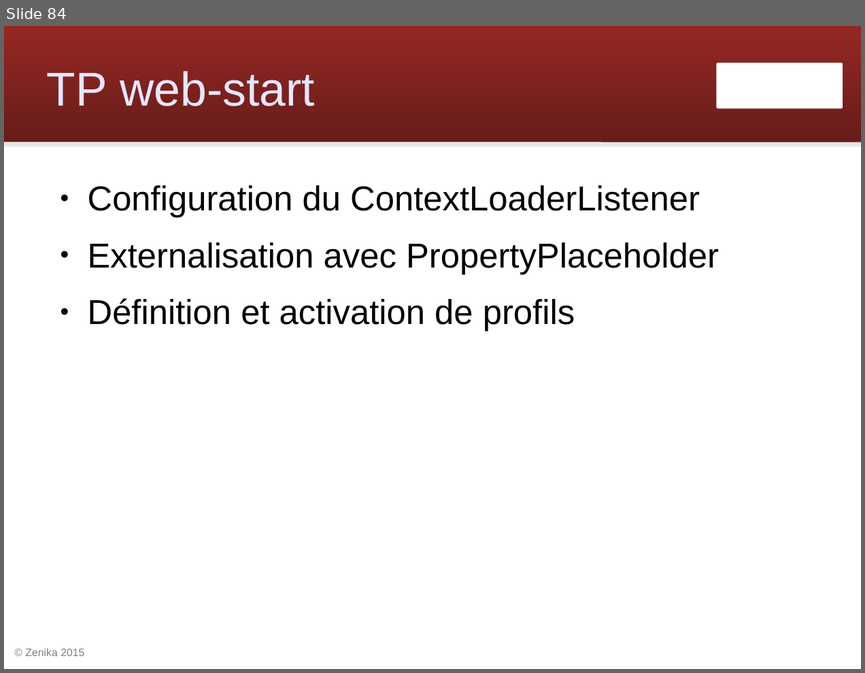
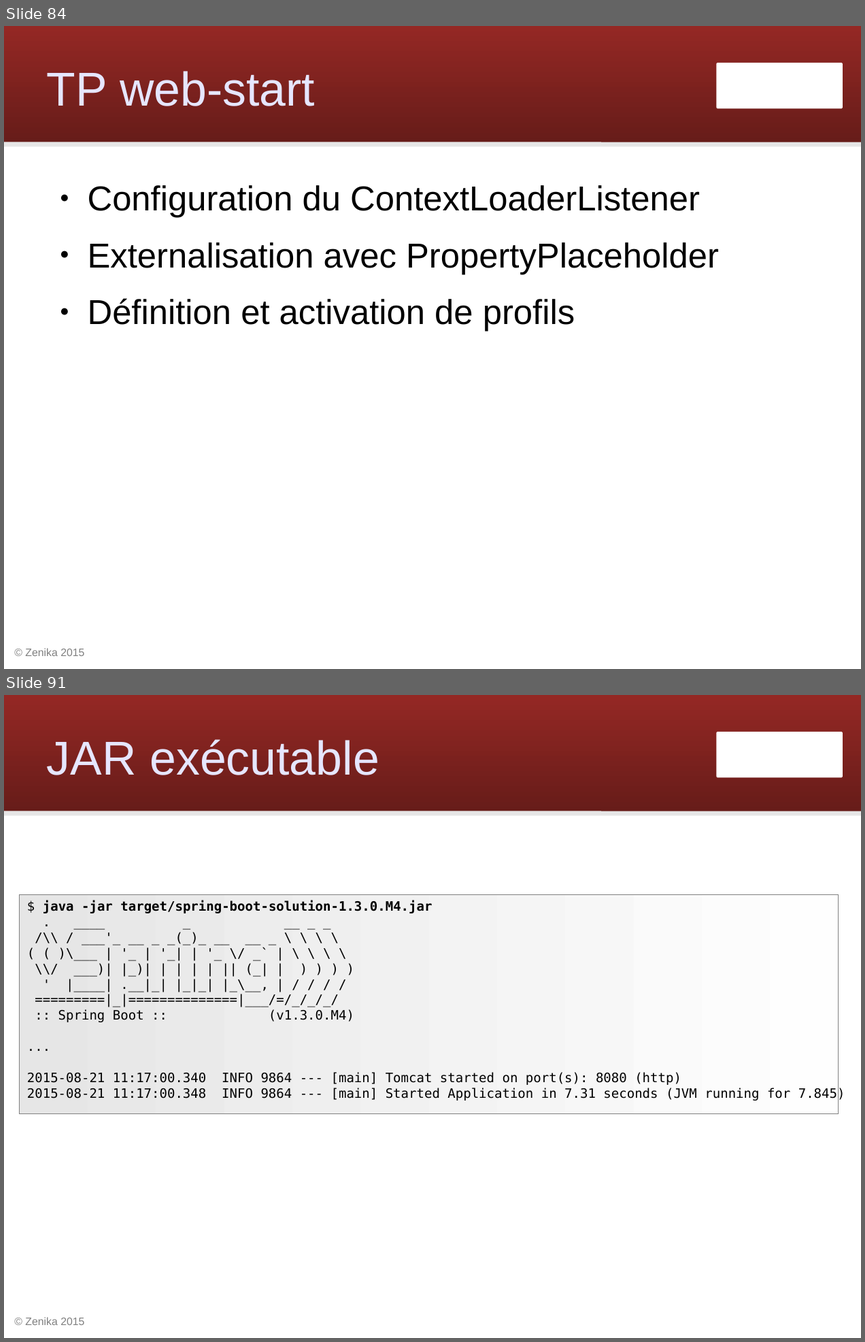
Before and after one commit to Zenika/workshop-spring-core, a slide deck: spring-workshop.odp. Shown one above the other, each under a label of ours: slide 84 before the commit, slides 84 and 91 after it; the slides between them are not shown. The pictures are 865x673 and 865x1342 pixels, drawn with LibreOffice and Linux fonts; fonts in the diff are those of the drawing; background and template pictures are left out. Boxes give left, top, right and bottom in pixels: in the first picture for what was removed or moved away, otherwise in the second. Text is boxed around its words. In the diff, an @@ line names an element or a change of style, - is before the commit and + after.

Commit message:
Créer les slides Spring Boot

```diff
--- a/spring-workshop.odp
+++ b/spring-workshop.odp
@@ slide 91 added at (4,695,861,1338), background #FFFFFF; not listed: 4 template elements that a slide beside it also shows @@
@@ title added at (47,739,379,775), 44 pt, text #E6E6FF @@
+JAR exécutable
@@ rectangle added at (20,894,839,1113), fill gradient #E6E6E6 to #FEFEFE, outline #808080 0 pt, 12 pt, text #000000 @@
+$ java -jar target/spring-boot-solution-1.3.0.M4.jar
+. ____ _ __ _ _
+/\\ / ___'_ __ _ _(_)_ __ __ _ \ \ \ \
+( ( )\___ | '_ | '_| | '_ \/ _` | \ \ \ \
+\\/ ___)| |_)| | | | | || (_| | ) ) ) )
+' |____| .__|_| |_|_| |_\__, | / / / /
+=========|_|==============|___/=/_/_/_/
+:: Spring Boot :: (v1.3.0.M4)
+...
+2015-08-21 11:17:00.340 INFO 9864 --- [main] Tomcat started on port(s): 8080 (http)
+2015-08-21 11:17:00.348 INFO 9864 --- [main] Started Application in 7.31 seconds (JVM running for 7.845)
```
Also in this commit, not shown: 1 slide changed, 21 other slides added, 4 other files.
